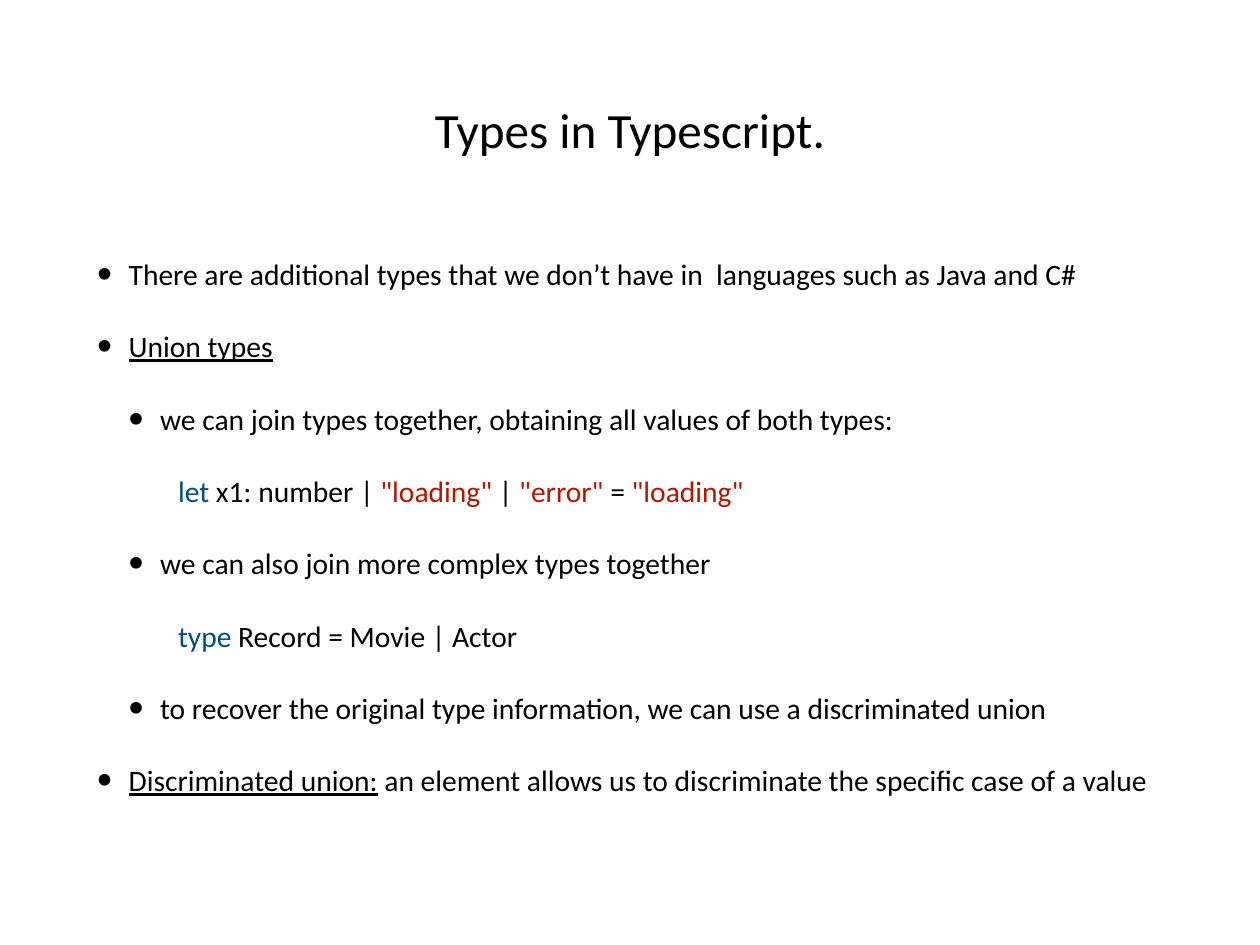
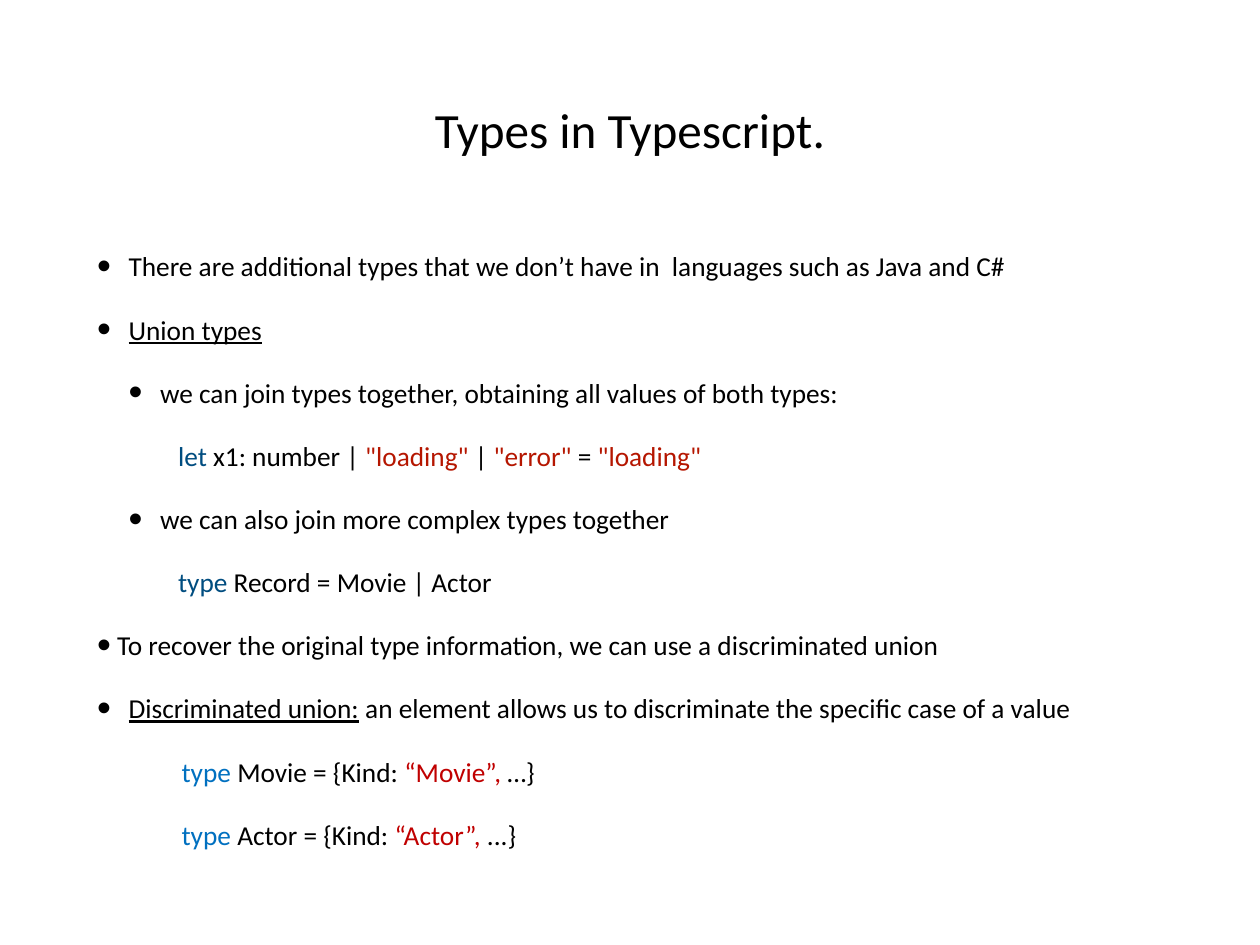
Before and after one commit to hogeschool/Development--Web, a slide deck: slide 34 of Lesson4/lesson4.pptx (slide 35 before the commit). Drawn at 1260x945 pixels with LibreOffice and Linux fonts; fonts in the diff are those of the drawing. Boxes give left, top, right and bottom in pixels: in the first picture for what was removed or moved away, otherwise in the second. Text is boxed around its words. In the diff, an @@ line names an element or a change of style, - is before the commit and + after.

Commit message:
lesson 5 draft
fixed minor typo errors in lesson 4
added the draft for lesson 5

```diff
--- a/Lesson4/lesson4.pptx
+++ b/Lesson4/lesson4.pptx
@@ text at (x1=129, y1=257, x2=1070, y2=723): size 24 to 22.2 pt in "There are additional types that we don’t ...", "Union types", "we can join types together, obtaining all ...", "let x1: number | "loading" | "error" ..." and 3 more places; line spacing 1 to 0.8 @@
@@ text at (x1=117, y1=636, x2=938, y2=660): text changed; size 24 to 22.2 pt @@
-  • to recover the original type information, we can use a discriminated union
+• To recover the original type information, we can use a discriminated union
@@ text at (x1=182, y1=762, x2=501, y2=850): paragraphs added @@
+  type Movie = {Kind: “Movie”, …}
+  type Actor = {Kind: “Actor”, ...}
```
Also in this commit, not shown: 14 other slides changed, 2 slides removed, 2 other files.
